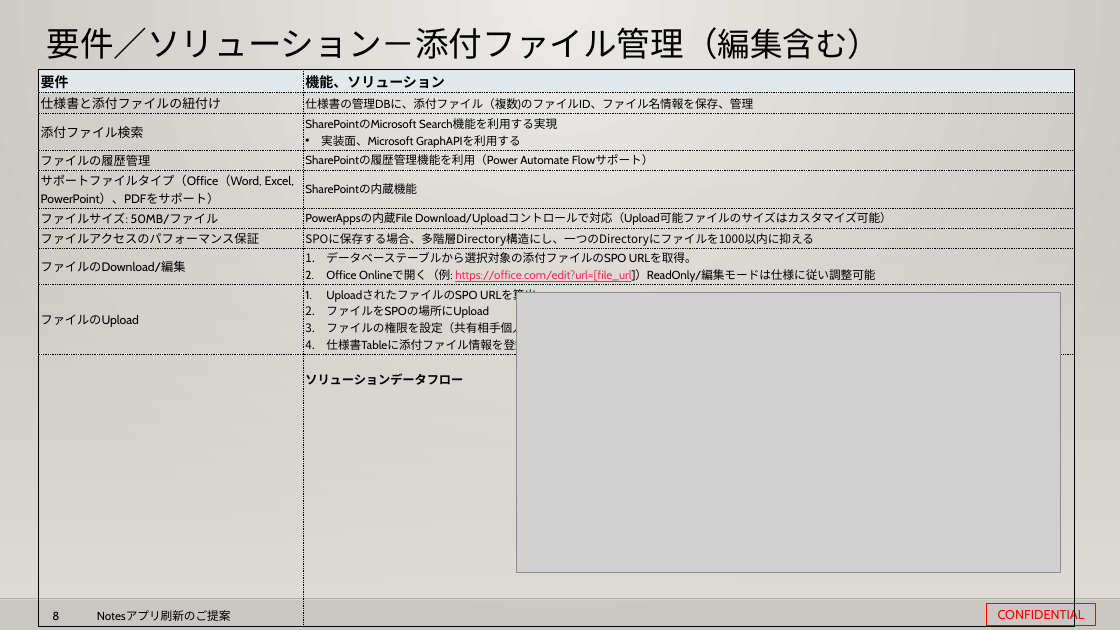
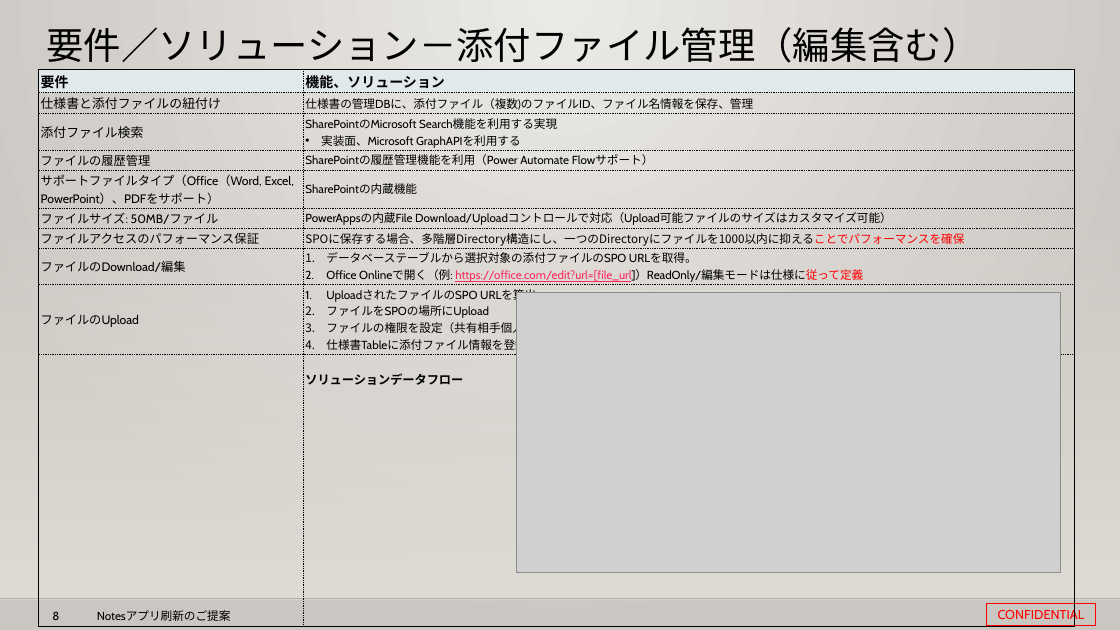
Before and after one commit to 0494938/Notes--CMS-Online, a slide deck: slide 8 of Notesアプリ刷新プロジェクト提案見積もり.pptx. Drawn at 1120x630 pixels with LibreOffice and Linux fonts; fonts in the diff are those of the drawing; grey boxes stand for pictures; background and template pictures are left out. Boxes give left, top, right and bottom in pixels: in the first picture for what was removed or moved away, otherwise in the second. Text is boxed around its words. In the diff, an @@ line names an element or a change of style, - is before the commit and + after.

```diff
--- a/Notesアプリ刷新プロジェクト提案見積もり.pptx
+++ b/Notesアプリ刷新プロジェクト提案見積もり.pptx
@@ title "要件／ソリューション－添付ファイル管理（編集含む）" at [46, 27, 979, 70]: size 28.8 to 32 pt, size 27.9 to 32 pt in "要件／ソリューション－添付ファイル管理（編集含む）" @@
@@ table at [38, 70, 1075, 578] @@
-row 7, column 2: SPOに保存する場合、多階層Directory構造にし、一つのDirectoryにファイルを1000以内に抑える
+row 7, column 2: SPOに保存する場合、多階層Directory構造にし、一つのDirectoryにファイルを1000以内に抑えることでパフォーマンスを確保
-row 8, column 2: データベーステーブルから選択対象の添付ファイルのSPO URLを取得。 / Office Onlineで開く（例: https://office.com/edit?url=[file_url]）ReadOnly/編集モードは仕様に従い調整可能
+row 8, column 2: データベーステーブルから選択対象の添付ファイルのSPO URLを取得。 / Office Onlineで開く（例: https://office.com/edit?url=[file_url]）ReadOnly/編集モードは仕様に従って定義
```
Also in this commit, not shown: 9 other slides changed.
